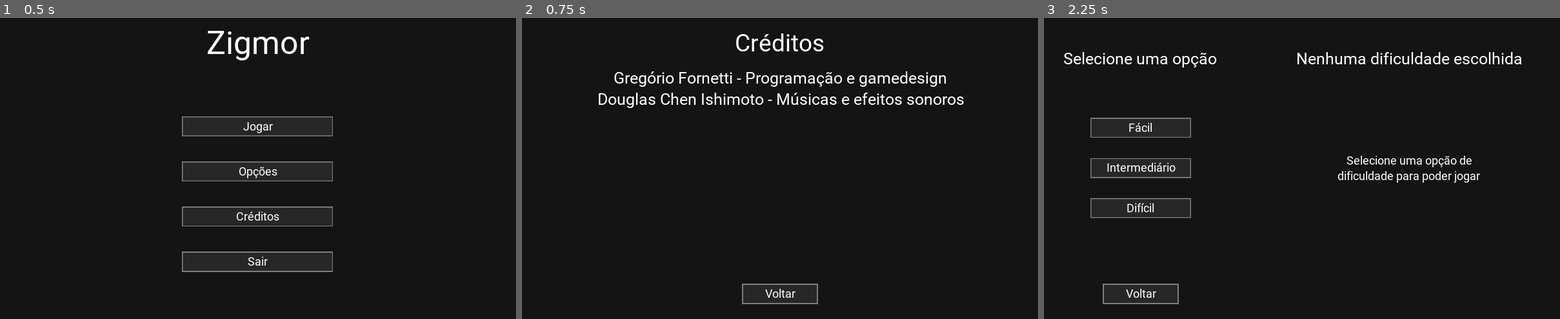
Above: before the commit, frames 1-3 (left to right).
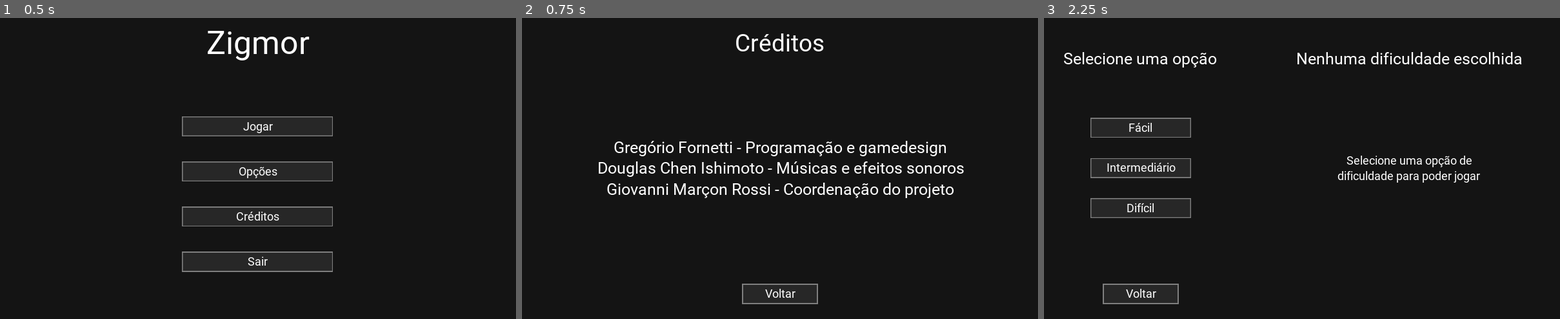
Above: after the commit, the same moments.

Repository: GregorioFornetti/Zigmor
Game: Godot game, scene res://Scenes_and_scripts/Interfaces/Menus/Main_menu.tscn
The game is run twice, just before and just after one commit, with the same random seed, the same clock (stepped at 60 frames per second) and the same inputs. Sound files missing from this copy of the repository are replaced by a short silence.
Inputs:
- Up to frame 1 (0.5 s): no input
- Up to frame 2 (0.75 s): click "Créditos" at 0.5 s
- Up to frame 3 (2.25 s): click "Voltar" at 1.25 s; click "Jogar" at 2 s

Frame 1 is identical in both runs. In frame 2, 4.9% of the frame differs, in the area x 14-86%, y 17-60%; in frame 3, nothing differs.

Commit message:
demos e sprites do site

Diff:
--- a/Scenes_and_scripts/Interfaces/Menus/Credits_menu.tscn
+++ b/Scenes_and_scripts/Interfaces/Menus/Credits_menu.tscn
@@ -60,8 +60,10 @@
 anchor_bottom = 1.0
 custom_fonts/font = SubResource( 2 )
 text = "Gregório Fornetti - Programação e gamedesign
-Douglas Chen Ishimoto - Músicas e efeitos sonoros"
+Douglas Chen Ishimoto - Músicas e efeitos sonoros
+Giovanni Marçon Rossi - Coordenação do projeto"
 align = 1
+valign = 1
 __meta__ = {
 "_edit_use_anchors_": false
 }
Binary file added: Demos/HTML/Zigmor-V1.0.png
Not shown, added: Demos/HTML/Zigmor-V1.0.png.import
Binary file added: Demos/HTML/favicon.png
Not shown, added: Demos/HTML/favicon.png.import
Binary file added: Sprites/Itchio/cover-zigmor.png
Not shown, added: Sprites/Itchio/cover-zigmor.png.import
Binary file added: Sprites/Itchio/screenshot-game1.JPG
Not shown, added: Sprites/Itchio/screenshot-game1.JPG.import
Binary file added: Sprites/Itchio/screenshot-game2.JPG
Not shown, added: Sprites/Itchio/screenshot-game2.JPG.import
Binary file added: Sprites/Itchio/screenshot-game3.JPG
Not shown, added: Sprites/Itchio/screenshot-game3.JPG.import
(and 17 more such lines)
